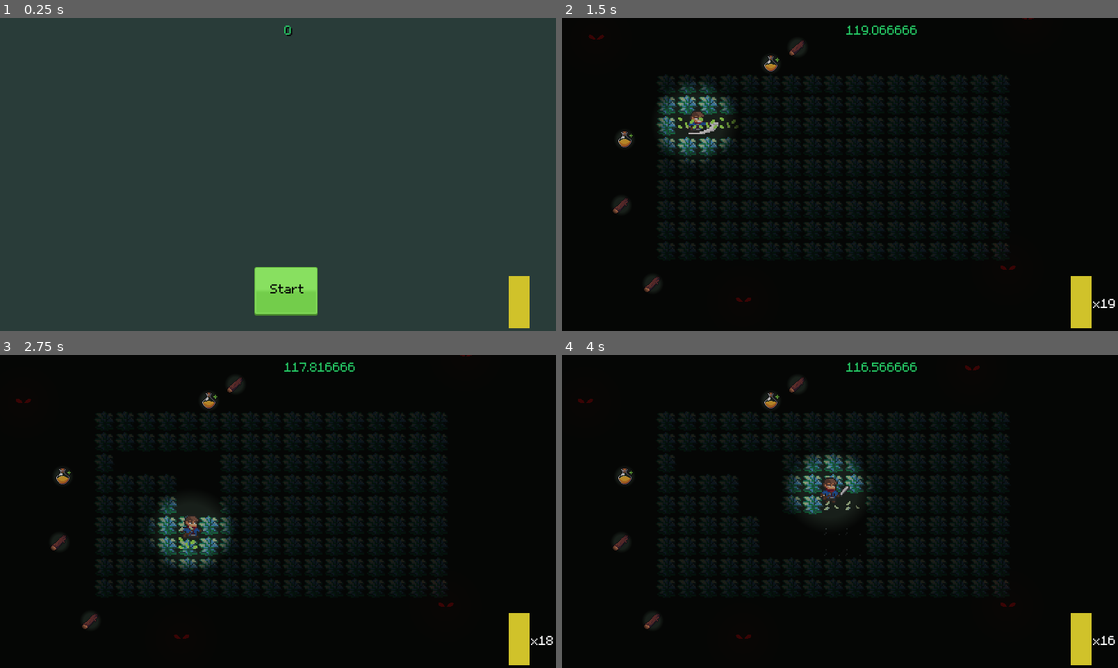
Above: before the commit, frames 1-4 (two rows, left to right).
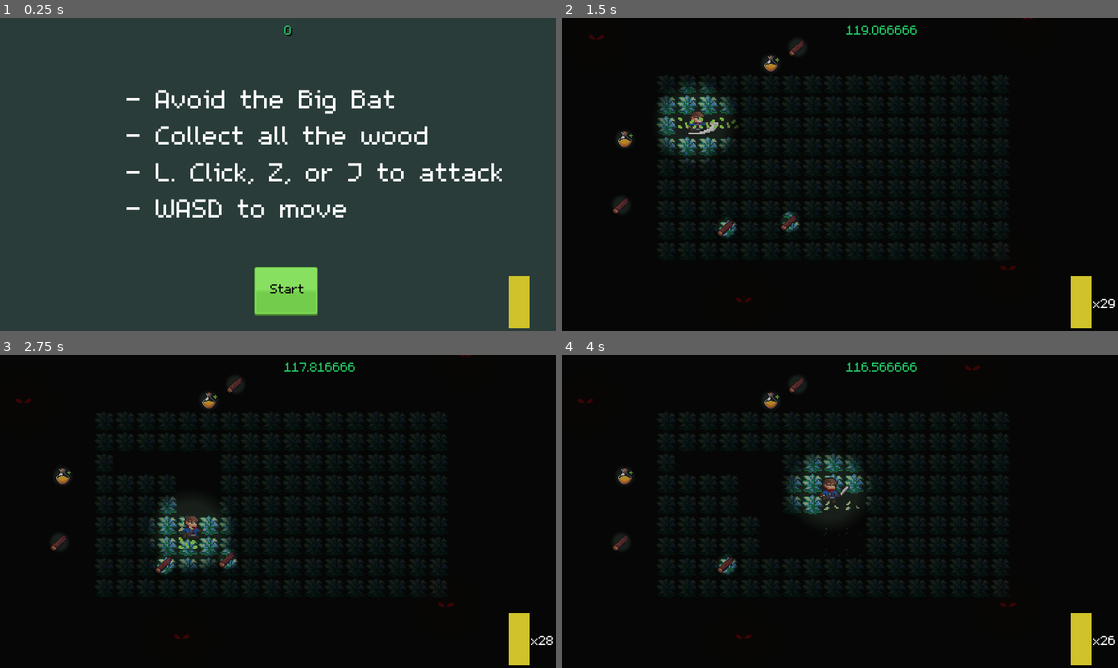
Above: after the commit, the same moments.

Repository: jaonewguy/GDFG-24
Game: Godot game, scene res://Scenes/Main.tscn
Same seed, same stepped clock (60 frames per second), same inputs: the game is played once before the commit and once after it.
Inputs (mouse positions are in pixels of both pictures, inside the frame that each line leads up to):
- Up to frame 1 (0.25 s): no input
- Up to frame 2 (1.5 s): click "Start" at 0.5 s; move the mouse to (962, 158) at 1.27 s; hold D (right) from 1.28 s (still down); click (962, 158) at 1.35 s
- Up to frame 3 (2.75 s): move the mouse to (166, 527) at 2.02 s; release D (right) at 2.03 s; hold S (down) from 2.03 s (still down); click (166, 527) at 2.1 s
- Up to frame 4 (4 s): move the mouse to (895, 442) at 2.77 s; release S (down) at 2.78 s; hold D (right) 2.78-3.53 s; click (895, 442) at 2.85 s; move the mouse to (812, 574) at 3.52 s; hold W (up) from 3.53 s (still down); click (812, 574) at 3.6 s

The runs differ from the first frame. In frame 1, 3.5% of the frame differs, in the area x 22-91%, y 22-64%; in frame 2, 0.4%; in frame 3, 0.4%; in frame 4, 0.2%.

Commit message:
Adding some HUD for win and lose condition

Diff:
--- a/Player.gd
+++ b/Player.gd
@@ -82,3 +82,4 @@
 
 func _on_Hurtbox_area_entered(area):
     queue_free()
+    SignalBus.emit_signal("game_over")
--- a/Scenes/LevelTimer.tscn
+++ b/Scenes/LevelTimer.tscn
@@ -1,11 +1,13 @@
-[gd_scene load_steps=3 format=2]
+[gd_scene load_steps=4 format=2]
 
 [ext_resource path="res://Assets/theme/font/m5x7.ttf" type="DynamicFontData" id=1]
+[ext_resource path="res://Scripts/LevelTimer.gd" type="Script" id=2]
 
 [sub_resource type="DynamicFont" id=1]
 font_data = ExtResource( 1 )
 
 [node name="LevelTimer" type="Node2D"]
+script = ExtResource( 2 )
 
 [node name="Timer" type="Timer" parent="."]
 one_shot = true
@@ -17,3 +19,5 @@
 custom_colors/font_color_shadow = Color( 0, 0, 0, 1 )
 custom_fonts/font = SubResource( 1 )
 text = "TIME LEFT:"
+
+[connection signal="timeout" from="Timer" to="." method="_on_Timer_timeout"]
--- a/Scenes/Main.tscn
+++ b/Scenes/Main.tscn
@@ -1,10 +1,15 @@
-[gd_scene load_steps=6 format=2]
+[gd_scene load_steps=8 format=2]
 
 [ext_resource path="res://Chrono_Trigger_In_the_Green_Gloom_OC_ReMix.mp3" type="AudioStream" id=1]
 [ext_resource path="res://Scenes/LevelTimer.tscn" type="PackedScene" id=2]
 [ext_resource path="res://Scripts/Main.gd" type="Script" id=3]
 [ext_resource path="res://Assets/theme/kenneyUI-green.tres" type="Theme" id=4]
 [ext_resource path="res://Scenes/Stamina.tscn" type="PackedScene" id=5]
+[ext_resource path="res://Assets/theme/font/m5x7.ttf" type="DynamicFontData" id=6]
+
+[sub_resource type="DynamicFont" id=1]
+size = 32
+font_data = ExtResource( 6 )
 
 [node name="Main" type="Node2D"]
 script = ExtResource( 3 )
@@ -35,6 +40,18 @@
 [node name="Stamina" parent="HUD" instance=ExtResource( 5 )]
 position = Vector2( 399, 218 )
 
+[node name="GameInfo" type="Label" parent="HUD"]
+margin_left = 97.0
+margin_top = 48.0
+margin_right = 305.0
+margin_bottom = 132.0
+custom_fonts/font = SubResource( 1 )
+text = "- Avoid the Big Bat
+- Collect all the wood
+- L. Click, Z, or J to attack
+- WASD to move
+"
+
 [node name="BGM" type="AudioStreamPlayer" parent="."]
 stream = ExtResource( 1 )
 volume_db = -10.254
--- a/Scenes/Wood.tscn
+++ b/Scenes/Wood.tscn
@@ -22,7 +22,7 @@
 
 [node name="Wood" type="Area2D"]
 collision_layer = 0
-collision_mask = 8
+collision_mask = 9
 script = ExtResource( 3 )
 
 [node name="Sprite" type="AnimatedSprite" parent="."]
@@ -41,3 +41,4 @@
 energy = 0.75
 
 [connection signal="body_entered" from="." to="." method="_on_Wood_body_entered"]
+[connection signal="body_exited" from="." to="." method="_on_Wood_body_exited"]
--- a/Scripts/Level.gd
+++ b/Scripts/Level.gd
@@ -1,7 +1,8 @@
 extends Node
 
 
-export var MAX_STAMINA = 20
+const WIN_CONDITION = 3
+export var MAX_STAMINA = 30
 
 onready var player = $YSort/Player
 onready var bats = $YSort/Bats
@@ -30,17 +31,29 @@
 
 
 func _on_wood_pickup() -> void:
+    print("Wood picked up")
     picked_up_wood += 1
-    print(picked_up_wood)
+    if picked_up_wood == 3:
+        SignalBus.emit_signal("game_won")
 
 func _spawn_hidden_loot() -> void:
     var loot = hidden_loot_scene.instance()
+    var loot2 = hidden_loot_scene.instance()
 
     add_child(loot)
-    loot.set_position(Vector2(rand_range(80, 50), rand_range(336, 178)))
+    loot.set_position(Vector2(rand_range(80, 336), rand_range(50, 178)))
     loot.add_to_group("loot")
 
-    # TODO: prob need to refactor this when considering other loot
+    add_child(loot2)
+    loot2.set_position(Vector2(rand_range(80, 336), rand_range(50, 178)))
+    loot2.add_to_group("loot")
+
+    # TODO: prob need to refactor this when considering other loot, and get rid of duplication
     var wood_piece = wood.instance()
+    var wood_piece2 = wood.instance()
+#    wood_piece.hide()
+#    wood_piece2.hide()
     loot.add_child(wood_piece)
+    loot2.add_child(wood_piece2)
     print("Loot added at: ", loot.global_position)
+    print("Loot2 added at: ", loot2.global_position)
--- /dev/null
+++ b/Scripts/LevelTimer.gd
@@ -0,0 +1,9 @@
+extends Node2D
+
+
+func _ready() -> void:
+    pass
+
+
+func _on_Timer_timeout() -> void:
+    SignalBus.emit_signal("game_over")
--- a/Scripts/Main.gd
+++ b/Scripts/Main.gd
@@ -1,19 +1,19 @@
 extends Node2D
 
-
+# Time left in stage
 const L1_TIME_LEFT : int = 120
+const GAME_OVER_TIMEOUT : int = 3
 
 # Declare member variables here. Examples:
 # var a: int = 2
 # var b: String = "text"
+onready var game_info = $HUD/GameInfo
 onready var level_timer = $HUD/LevelTimer/Timer
 onready var level_timer_label = $HUD/LevelTimer/TimeLeftLabel
 onready var stamina_bar = $HUD/Stamina
 onready var start_button = $HUD/StartButton
 onready var bgm = $BGM
 
-# Time left in stage
-#var time_left = L1_TIME_LEFT
 
 # TODO: Refactor into a Level Loader
 var level_one = preload("res://Scenes/Level.tscn")
@@ -22,13 +22,31 @@
 # Called when the node enters the scene tree for the first time.
 func _ready() -> void:
     SignalBus.connect("start_game", self, "_on_start_game")
+    SignalBus.connect("game_won", self, "_on_game_won")
+    SignalBus.connect("game_over", self, "_on_game_over")
     level_timer.set_wait_time(L1_TIME_LEFT)
 
 # Called every frame. 'delta' is the elapsed time since the previous frame.
 func _process(delta: float) -> void:
     level_timer_label.text = str(level_timer.get_time_left())
 
+func _on_game_over():
+    get_node("Level").queue_free()
+    # TODO: Get rid of all this
+    game_info.show()
+    game_info.text = "Game Over :("
+    yield(get_tree().create_timer(GAME_OVER_TIMEOUT), 'timeout')
+    get_tree().reload_current_scene()
+
+func _on_game_won():
+    game_info.show()
+    game_info.text = "Game Won! :)"
+    get_tree().paused = true
+    yield(get_tree().create_timer(GAME_OVER_TIMEOUT), 'timeout')
+    get_tree().reload_current_scene()
+
 func _on_start_game():
+    game_info.hide()
     var level = level_one.instance()
     add_child(level)
     level_timer.start()
--- a/Scripts/SignalBus.gd
+++ b/Scripts/SignalBus.gd
@@ -2,6 +2,8 @@
 
 # Game-related
 signal start_game
+signal game_over
+signal game_won
 
 # Loot
 signal wood_pickup
--- a/project.godot
+++ b/project.godot
@@ -102,6 +102,7 @@
 "deadzone": 0.5,
 "events": [ Object(InputEventMouseButton,"resource_local_to_scene":false,"resource_name":"","device":0,"alt":false,"shi …(212 unchanged characters)…
 , Object(InputEventKey,"resource_local_to_scene":false,"resource_name":"","device":0,"alt":false,"shift":false,"control":false,"meta":false,"command":false,"pressed":false,"scancode":0,"physical_scancode":74,"unicode":0,"echo":false,"script":null)
+, Object(InputEventKey,"resource_local_to_scene":false,"resource_name":"","device":0,"alt":false,"shift":false,"control":false,"meta":false,"command":false,"pressed":false,"scancode":0,"physical_scancode":90,"unicode":0,"echo":false,"script":null)
  ]
 }
 
